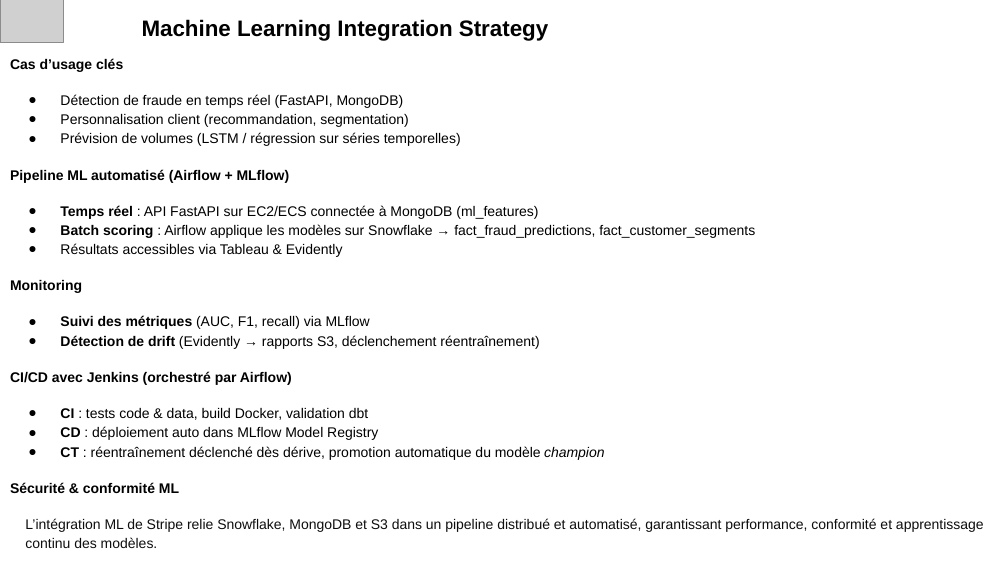
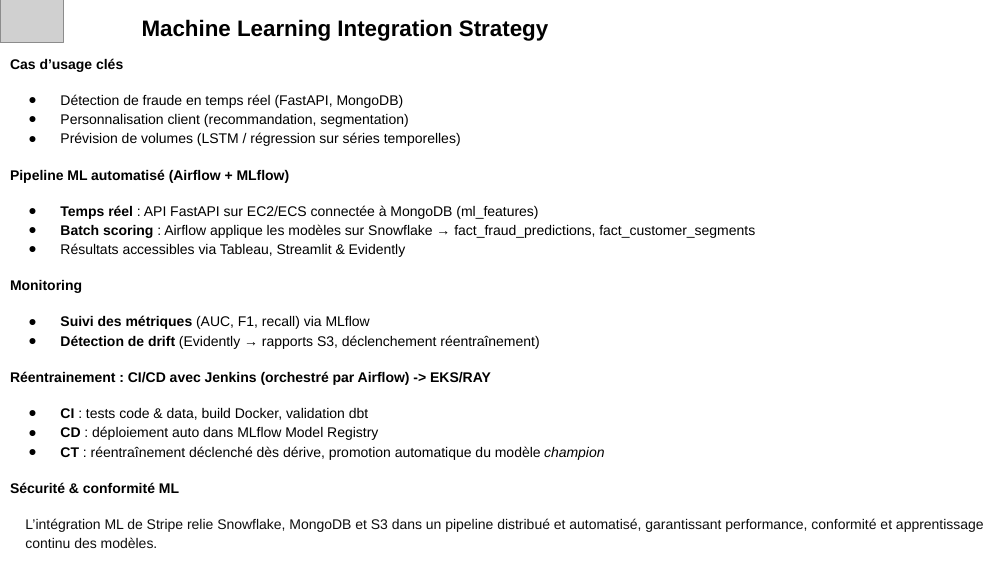
Before and after one commit to aurelienchalm/LDS_block_2_lead, a slide deck: slide 21 of LDS_Block_2_Lead.pptx. Drawn at 1008x567 pixels with LibreOffice and Linux fonts; fonts in the diff are those of the drawing; grey boxes stand for pictures. Boxes give left, top, right and bottom in pixels: in the first picture for what was removed or moved away, otherwise in the second. Text is boxed around its words. In the diff, an @@ line names an element or a change of style, - is before the commit and + after.

```diff
--- a/LDS_Block_2_Lead.pptx
+++ b/LDS_Block_2_Lead.pptx
@@ title at box(60, 243, 406, 257): text changed @@
-● Résultats accessibles via Tableau & Evidently
+● Résultats accessibles via Tableau, Streamlit & Evidently
@@ title at box(10, 371, 491, 385): text changed @@
-CI/CD avec Jenkins (orchestré par Airflow)
+Réentrainement : CI/CD avec Jenkins (orchestré par Airflow) -> EKS/RAY
```
Also in this commit, not shown: 6 other slides changed, 11 other files.
